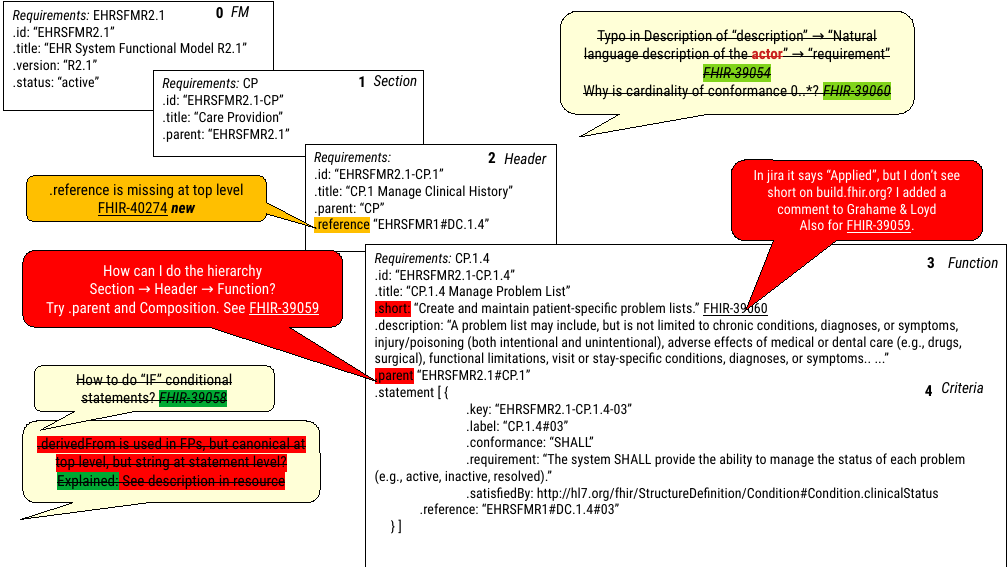
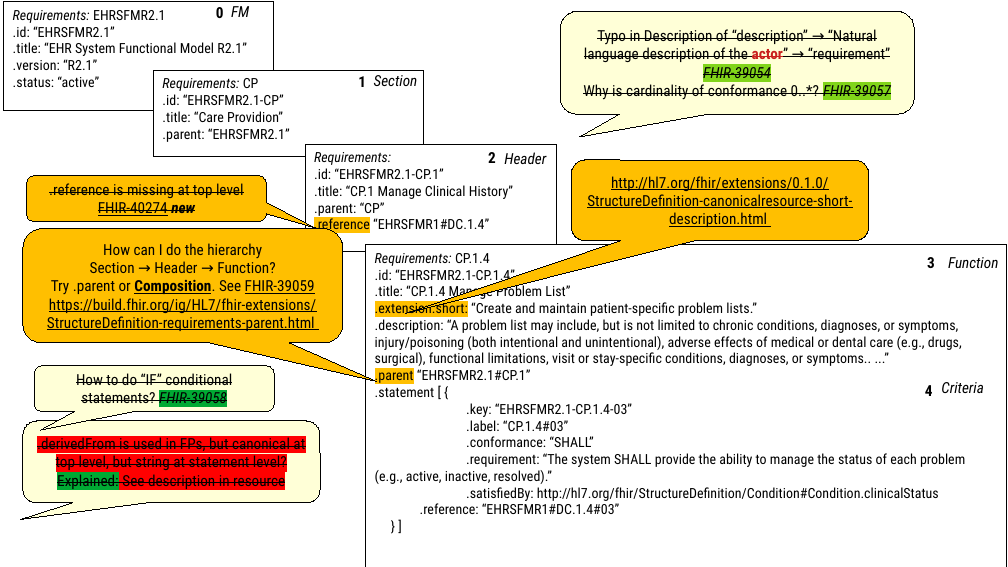
Before and after one commit to mvdzel/ehrsfm-fhir-r5, a slide deck: slide 4 of docs/ehrsfm-tool-fhir_MAY2023.odp (slide 6 before the commit). Drawn at 1008x567 pixels with LibreOffice and Linux fonts; fonts in the diff are those of the drawing. Boxes give left, top, right and bottom in pixels: in the first picture for what was removed or moved away, otherwise in the second. Text is boxed around its words. In the diff, an @@ line names an element or a change of style, - is before the commit and + after.

```diff
--- a/docs/ehrsfm-tool-fhir_MAY2023.odp
+++ b/docs/ehrsfm-tool-fhir_MAY2023.odp
@@ text in rounded speech box at [583,84,891,100]: text changed @@
-Why is cardinality of conformance 0..*? FHIR-39060
+Why is cardinality of conformance 0..*? FHIR-39057
@@ rounded speech box ".reference is missing at top ..." at [27,176,266,221]: strikethrough on @@
@@ rounded speech box added at [572,160,869,241], fill #FFBF00, outline #000000 0 pt, 12 pt, text #000000, underline @@
+http://hl7.org/fhir/extensions/0.1.0/StructureDefinition-canonicalresource-short-description.html
@@ rounded speech box removed at [732,160,983,241] @@
-In jira it says “Applied”, but I don’t see short on build.fhir.org? I added a comment to Grahame & Loyd
-Also for FHIR-39059.
@@ rounded speech box "How can I do the ...": place and size @@
-rounded speech box "How can I do the ..." at [23,251,343,327]
+rounded speech box "How can I do the ..." at [23,229,343,343]
@@ rounded speech box "How can I do the ..." at [23,229,343,343]: fill #FF0000 to #FFBF00; proportions changed @@
@@ text in rounded speech box at [90,243,275,273]: text colour #FFFFFF to #000000 in "How can I do the hierarchy", "Section → Header → Function?" @@
@@ text in rounded speech box at [47,279,316,331]: text changed; text colour #FFFFFF to #000000 @@
-Try .parent and Composition. See FHIR-39059
+Try .parent or Composition. See FHIR-39059
+https://build.fhir.org/ig/HL7/fhir-extensions/StructureDefinition-requirements-parent.html
@@ text in rectangle at [375,300,757,316]: text changed @@
-.short: “Create and maintain patient-specific problem lists.” FHIR-39060
+.extension.short: “Create and maintain patient-specific problem lists.”
@@ text in rectangle at [375,367,531,383]: highlight #FF0000 to #FFBF00 in ".parent" @@
```
Also in this commit, not shown: 1 other slide changed, 1 slide added, 5 other files.
